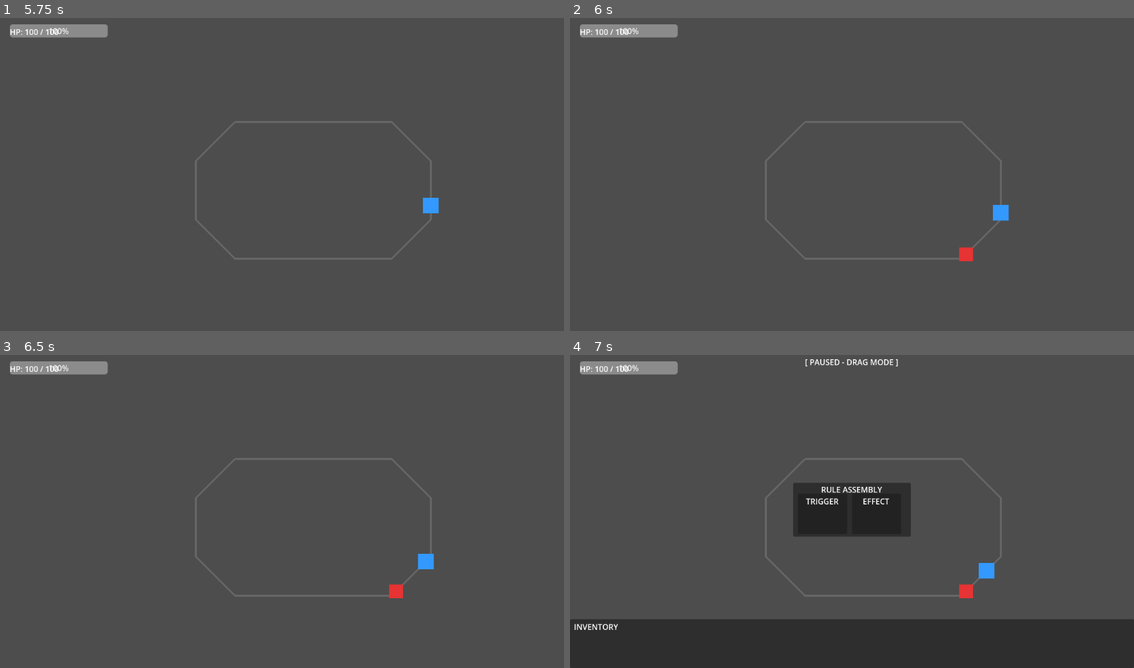
Above: before the commit, frames 1-4 (two rows, left to right).
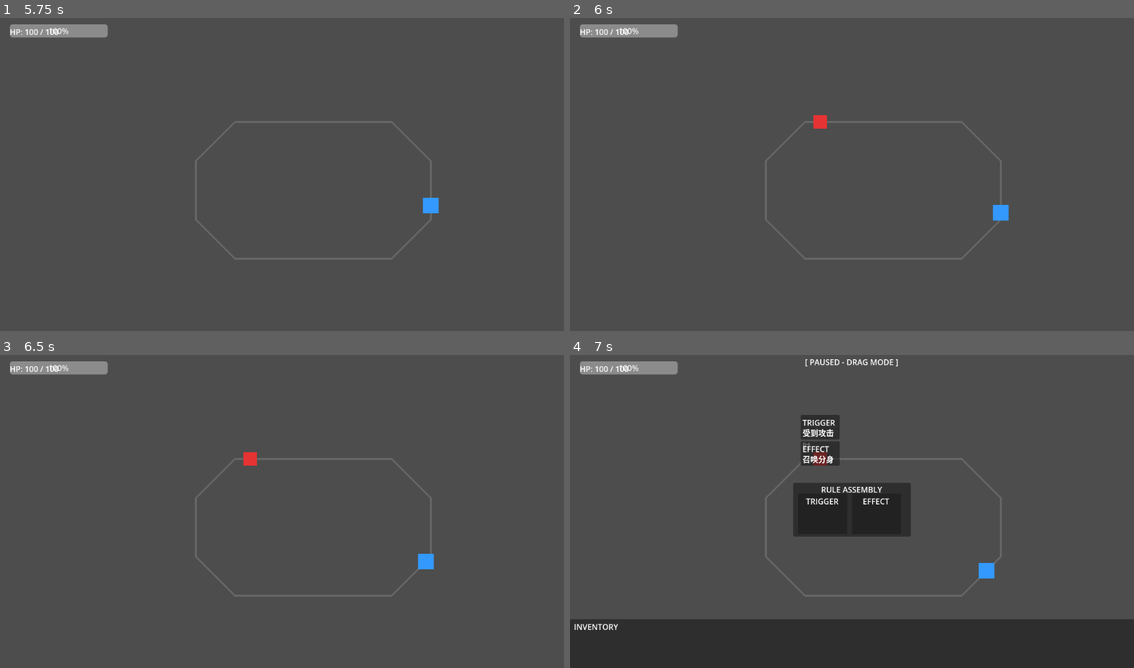
Above: after the commit, the same moments.

Repository: 595145489/attribute-loop
Game: Godot game, scene res://scenes/main/Main.tscn
Same seed, same stepped clock (60 frames per second), same inputs: the game is played once before the commit and once after it.
Inputs (mouse positions are in pixels of both pictures, inside the frame that each line leads up to):
- Up to frame 1 (5.75 s): tap Enter (ui_accept) at 0.5, 0.77, 3.77, 4.25 s; move the mouse to (406, 155) at 0.52 s; click (406, 155) at 0.67 s; drag from (169, 187) to (253, 237) at 1.27 s; move the mouse to (338, 102) at 2.02 s; click (338, 102) at 2.17 s; drag from (253, 237) to (112, 124) at 2.77 s; move the mouse to (451, 221) at 3.52 s; click (451, 221) at 3.67 s; drag from (253, 177) to (197, 93) at 4.27 s; move the mouse to (310, 171) at 5.02 s; click (310, 171) at 5.17 s
- Up to frame 2 (6 s): drag from (767, 93) to (739, 187) at 5.77 s
- Up to frame 3 (6.5 s): no input
- Up to frame 4 (7 s): move the mouse to (976, 492) at 6.52 s; click (976, 492) at 6.67 s; tap Enter (ui_accept) at 6.77 s

Frame 1 is identical in both runs. In frame 2, 0.2% of the frame differs, in the area x 43-72%, y 31-78%; in frame 3, 0.2%; in frame 4, 1.1%, in the area x 40-72%, y 19-78%.

Commit message:
feat: wire Main — hud.setup, EnemyB spawning, player_died reload

Diff:
--- a/scenes/main/Main.gd
+++ b/scenes/main/Main.gd
@@ -15,6 +15,7 @@
 
 var game_state: Node
 var enemy_scene: PackedScene = preload("res://scenes/enemy/Enemy.tscn")
+var enemy_b_scene: PackedScene = preload("res://scenes/enemy/EnemyB.tscn")
 var _spawn_timer: float = 0.0
 var _spawn_interval: float = 5.0
 var _player_attack_timer: float = 0.0
@@ -35,6 +36,7 @@
 
 	_give_player_starter_rule()
 	hud.update_hp(player.hp, player.max_hp)
+	hud.setup(player, player.inventory, enemies_node)
 
 func _process(delta: float) -> void:
 	if get_tree().paused:
@@ -58,37 +60,52 @@
 		game_state.toggle()
 
 func _spawn_enemy() -> void:
-	var enemy = enemy_scene.instantiate()
+	var use_b := randf() > 0.5
+	var scene := enemy_b_scene if use_b else enemy_scene
+	var enemy := scene.instantiate()
 	enemies_node.add_child(enemy)
 	enemy.position = track.get_position_at(randf())
 	enemy.player_ref = player
-	enemy.setup_components(_make_enemy_components())
+	enemy.setup_components(_make_enemy_b_components() if use_b else _make_enemy_a_components())
 
-func _make_enemy_components() -> Array[EntryComponent]:
-	var trigger = EntryComponent.new()
+func _make_enemy_a_components() -> Array[EntryComponent]:
+	var trigger := EntryComponent.new()
 	trigger.slot_type = EntryComponent.SlotType.TRIGGER
 	trigger.label = "受到攻击时"
 	trigger.data = {"event": "on_hit"}
 
-	var effect = EntryComponent.new()
+	var effect := EntryComponent.new()
 	effect.slot_type = EntryComponent.SlotType.EFFECT
 	effect.label = "召唤分身"
 	effect.data = {"type": "summon_clone"}
 
 	return [trigger, effect]
 
+func _make_enemy_b_components() -> Array[EntryComponent]:
+	var effect1 := EntryComponent.new()
+	effect1.slot_type = EntryComponent.SlotType.EFFECT
+	effect1.label = "反弹伤害"
+	effect1.data = {"type": "reflect_damage"}
+
+	var effect2 := EntryComponent.new()
+	effect2.slot_type = EntryComponent.SlotType.EFFECT
+	effect2.label = "恢复生命"
+	effect2.data = {"type": "heal"}
+
+	return [effect1, effect2]
+
 func _give_player_starter_rule() -> void:
-	var trigger = EntryComponent.new()
+	var trigger := EntryComponent.new()
 	trigger.slot_type = EntryComponent.SlotType.TRIGGER
 	trigger.label = "受到攻击时"
 	trigger.data = {"event": "on_hit"}
 
-	var effect = EntryComponent.new()
+	var effect := EntryComponent.new()
 	effect.slot_type = EntryComponent.SlotType.EFFECT
 	effect.label = "恢复生命"
 	effect.data = {"type": "heal"}
 
-	var rule = Rule.new()
+	var rule := Rule.new()
 	rule.trigger = trigger
 	rule.effect = effect
 	player.add_rule(rule)
@@ -99,8 +116,8 @@
 func _on_player_healed(_amount: float) -> void:
 	hud.update_hp(player.hp, player.max_hp)
 
+func _on_player_died() -> void:
+	get_tree().reload_current_scene()
+
 func _on_state_changed(new_state: int) -> void:
 	hud.set_paused(new_state == 1)
-
-func _on_player_died() -> void:
-	get_tree().reload_current_scene()
